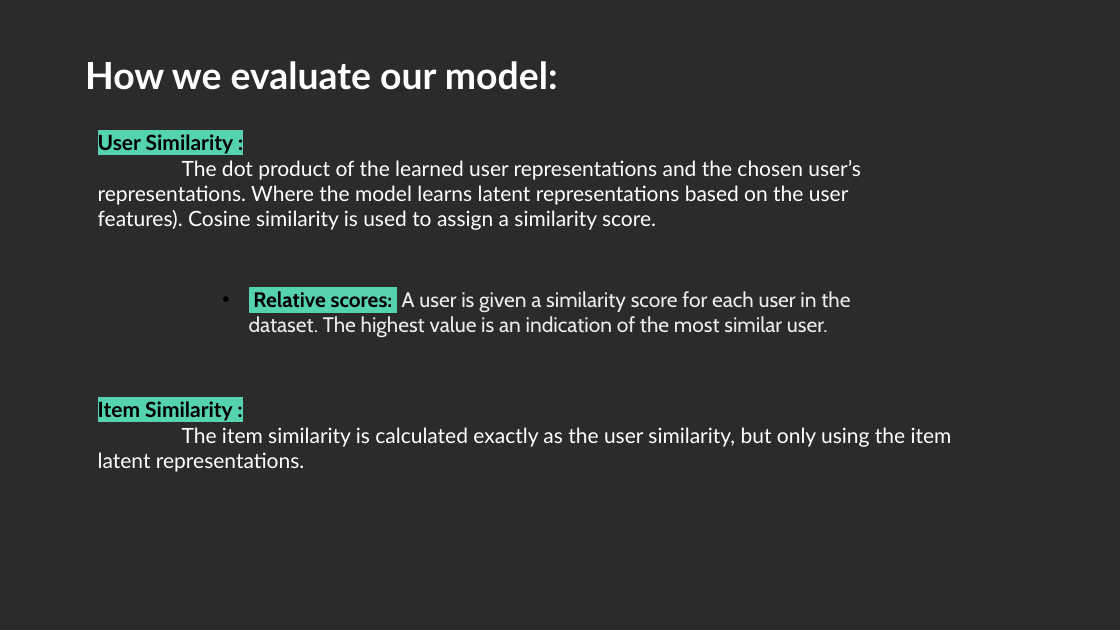
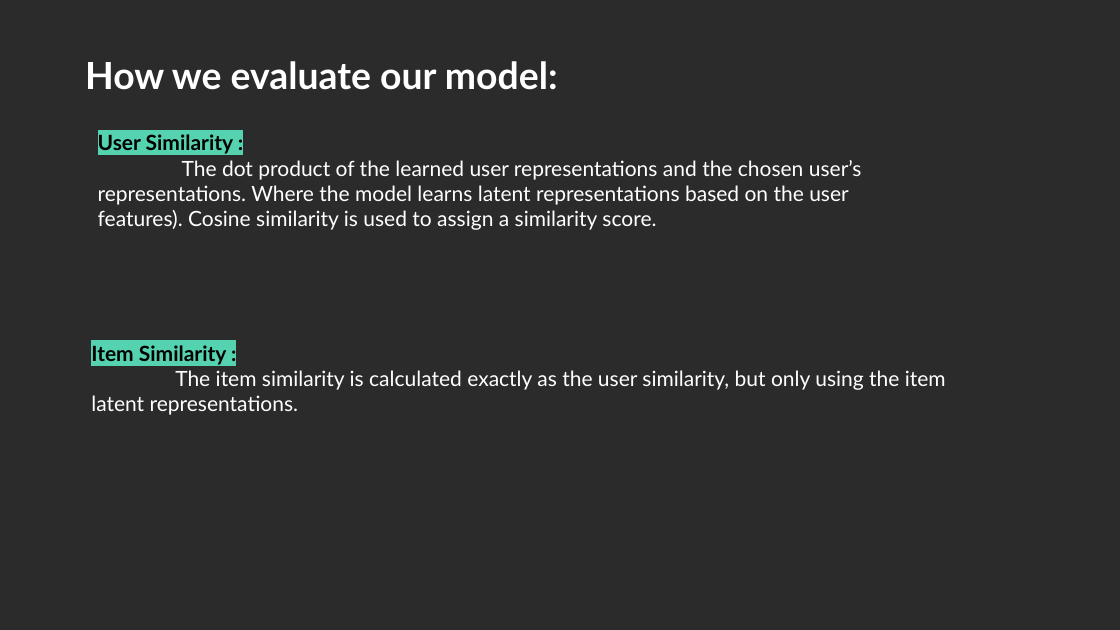
Before and after one commit to lizesteyn/FNBdataquest, a slide deck: slide 49 of Presentation1bkp.pptx (slide 48 before the commit). Drawn at 1120x630 pixels with LibreOffice and Linux fonts; fonts in the diff are those of the drawing; background and template pictures are left out; a plain dark background stands for a picture behind light text. Boxes give left, top, right and bottom in pixels: in the first picture for what was removed or moved away, otherwise in the second. Text is boxed around its words. In the diff, an @@ line names an element or a change of style, - is before the commit and + after.

Commit message:
final presentation

```diff
--- a/Presentation1bkp.pptx
+++ b/Presentation1bkp.pptx
@@ text removed at <box>249,291,850,338</box> @@
-• Relative scores: A user is given a similarity score for each user in the dataset. The highest value is an indication of the most similar user.
@@ text "Item Similarity :": place and size @@
-text "Item Similarity :" at <box>98,401,952,472</box>
+text "Item Similarity :" at <box>91,345,946,415</box>
```
Also in this commit, not shown: 2 slides added.
